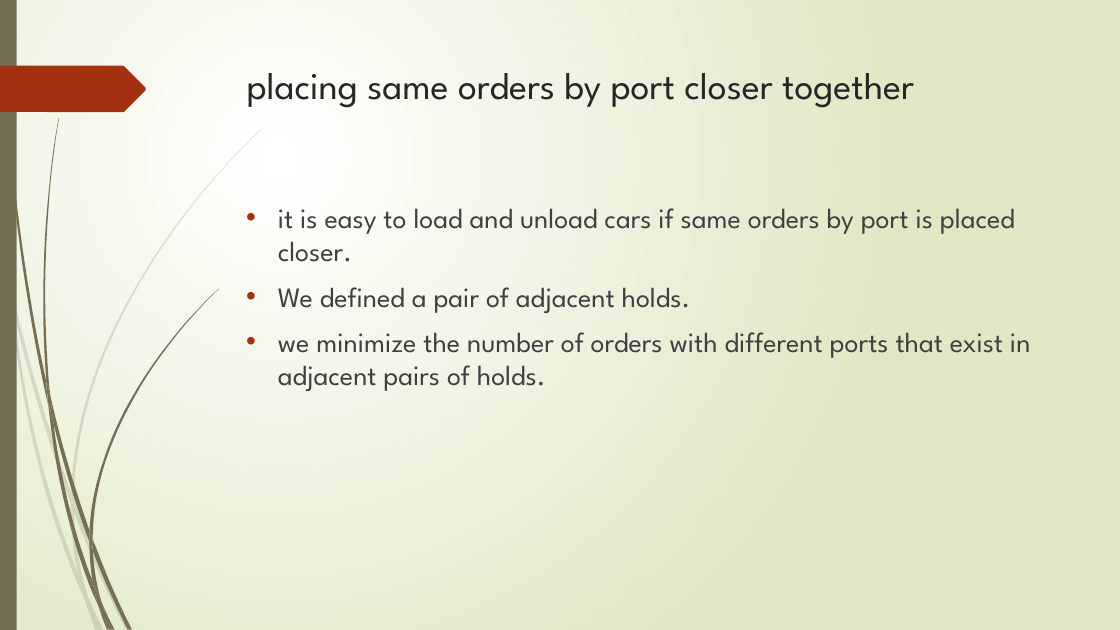
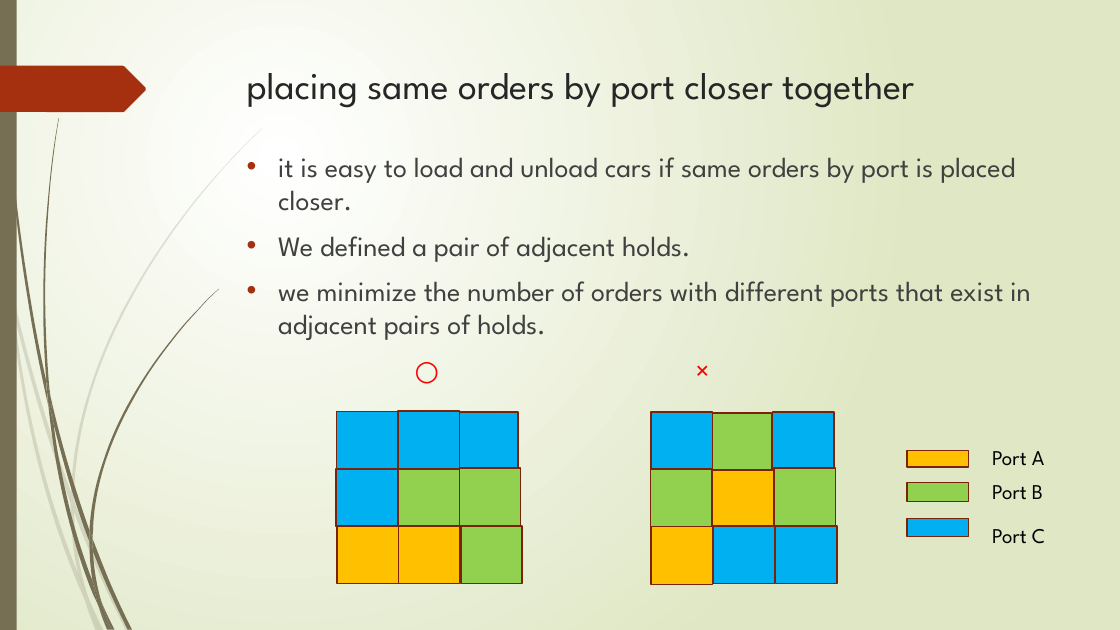
Before and after one commit to r-kurosu/kline_new, a slide deck: slide 11 of 中間報告.pptx. Drawn at 1120x630 pixels with LibreOffice and Linux fonts; fonts in the diff are those of the drawing. Boxes give left, top, right and bottom in pixels: in the first picture for what was removed or moved away, otherwise in the second. Text is boxed around its words. In the diff, an @@ line names an element or a change of style, - is before the commit and + after.

```diff
--- a/中間報告.pptx
+++ b/中間報告.pptx
@@ text at bbox=[278, 157, 1030, 340]: paragraph added @@
+        ○ ×
@@ text "it is easy to load ...": place and size @@
-text "it is easy to load ..." at bbox=[278, 208, 1030, 391]
+text "it is easy to load ..." at bbox=[278, 157, 1030, 340]
@@ rectangle added at bbox=[336, 412, 397, 470], fill #00B0F0, outline #7A240C 1.25 pt @@
@@ rectangle added at bbox=[398, 412, 460, 470], fill #00B0F0, outline #7A240C 1.25 pt @@
@@ rectangle added at bbox=[457, 413, 518, 471], fill #00B0F0, outline #7A240C 1.25 pt @@
@@ rectangle added at bbox=[651, 413, 712, 471], fill #00B0F0, outline #7A240C 1.25 pt @@
@@ rectangle added at bbox=[710, 413, 771, 471], fill #92D050, outline #7A240C 1.25 pt @@
@@ rectangle added at bbox=[773, 413, 834, 471], fill #00B0F0, outline #7A240C 1.25 pt @@
@@ rectangle added at bbox=[336, 469, 397, 527], fill #00B0F0, outline #7A240C 1.25 pt @@
@@ rectangle added at bbox=[398, 469, 460, 527], fill #92D050, outline #7A240C 1.25 pt @@
@@ rectangle added at bbox=[460, 468, 521, 526], fill #92D050, outline #7A240C 1.25 pt @@
@@ rectangle added at bbox=[651, 469, 712, 527], fill #92D050, outline #7A240C 1.25 pt @@
@@ rectangle added at bbox=[712, 470, 774, 528], fill #FFC000, outline #7A240C 1.25 pt @@
@@ rectangle added at bbox=[775, 468, 836, 526], fill #92D050, outline #7A240C 1.25 pt @@
@@ rectangle added at bbox=[907, 451, 969, 467], fill #FFC000, outline #7A240C 1.25 pt @@
@@ text added at bbox=[992, 451, 1044, 466], 18 pt, text #000000 @@
+Port A
@@ rectangle added at bbox=[907, 483, 969, 502], fill #92D050, outline #7A240C 1.25 pt @@
@@ text added at bbox=[992, 485, 1043, 500], 18 pt, text #000000 @@
+Port B
@@ rectangle added at bbox=[337, 526, 398, 584], fill #FFC000, outline #7A240C 1.25 pt @@
@@ rectangle added at bbox=[398, 526, 460, 584], fill #FFC000, outline #7A240C 1.25 pt @@
@@ rectangle added at bbox=[461, 526, 523, 584], fill #92D050, outline #7A240C 1.25 pt @@
@@ rectangle added at bbox=[651, 527, 712, 585], fill #FFC000, outline #7A240C 1.25 pt @@
@@ rectangle added at bbox=[713, 526, 775, 584], fill #00B0F0, outline #7A240C 1.25 pt @@
@@ rectangle added at bbox=[776, 526, 837, 584], fill #00B0F0, outline #7A240C 1.25 pt @@
@@ rectangle added at bbox=[907, 518, 969, 536], fill #00B0F0, outline #7A240C 1.25 pt @@
@@ text added at bbox=[992, 529, 1045, 544], 18 pt, text #000000 @@
+Port C
```
Also in this commit, not shown: 3 other slides changed.
